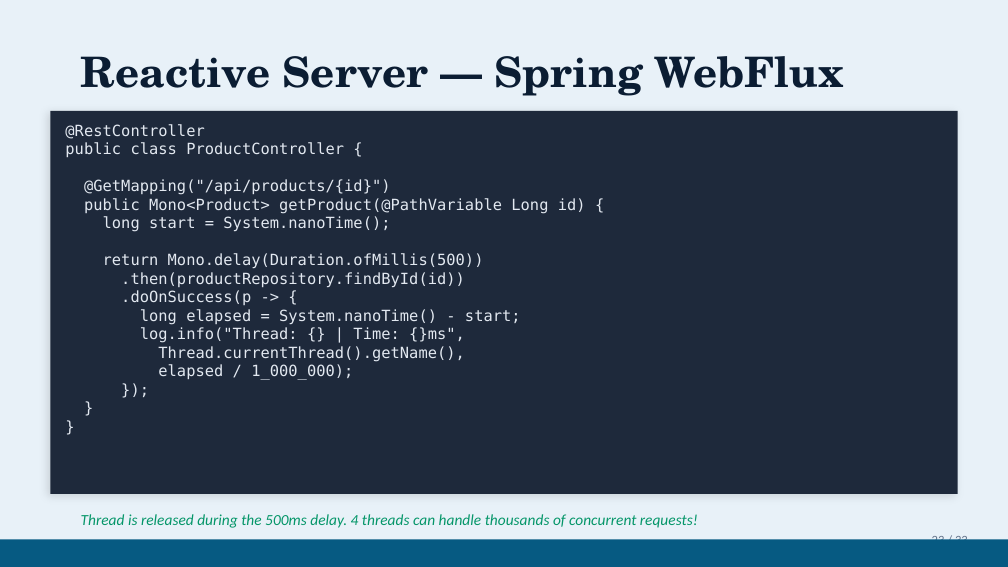
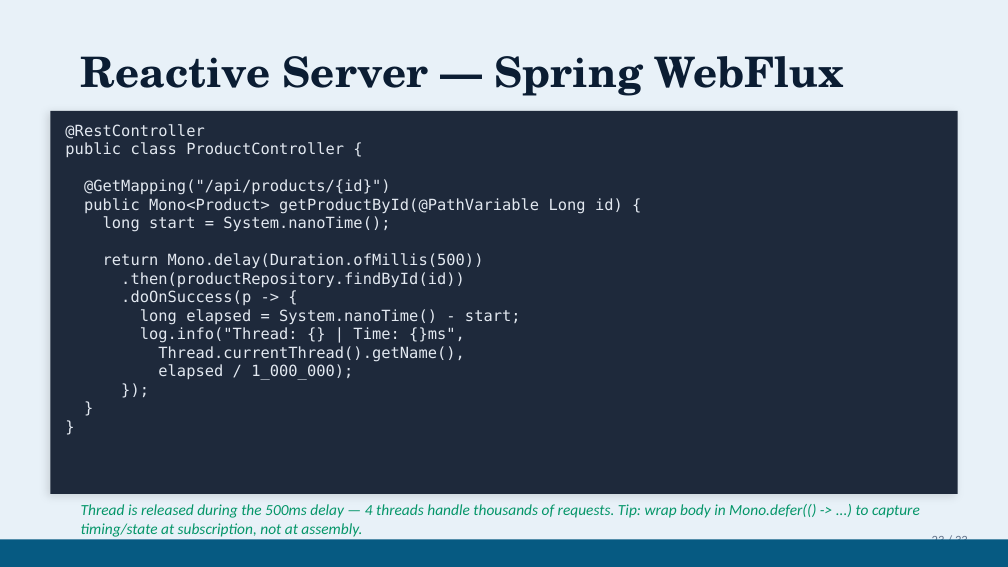
Before and after one commit to gitkoyot/reactor-presentation, a slide deck: slide 23 of WebFlux-Reactive-vs-Blocking.pptx. Drawn at 1008x567 pixels with LibreOffice and Linux fonts; fonts in the diff are those of the drawing. Boxes give left, top, right and bottom in pixels: in the first picture for what was removed or moved away, otherwise in the second. Text is boxed around its words. In the diff, an @@ line names an element or a change of style, - is before the commit and + after.

```diff
--- a/WebFlux-Reactive-vs-Blocking.pptx
+++ b/WebFlux-Reactive-vs-Blocking.pptx
@@ text at (84,198,623,214): text changed @@
-public Mono<Product> getProduct(@PathVariable Long id) {
+public Mono<Product> getProductById(@PathVariable Long id) {
@@ text at (81,504,920,537): text changed @@
-Thread is released during the 500ms delay. 4 threads can handle thousands of concurrent requests!
+Thread is released during the 500ms delay — 4 threads handle thousands of requests. Tip: wrap body in Mono.defer(() -> ...) to capture timing/state at subscription, not at assembly.
```
Also in this commit, not shown: 8 other slides changed, 1 other file.
